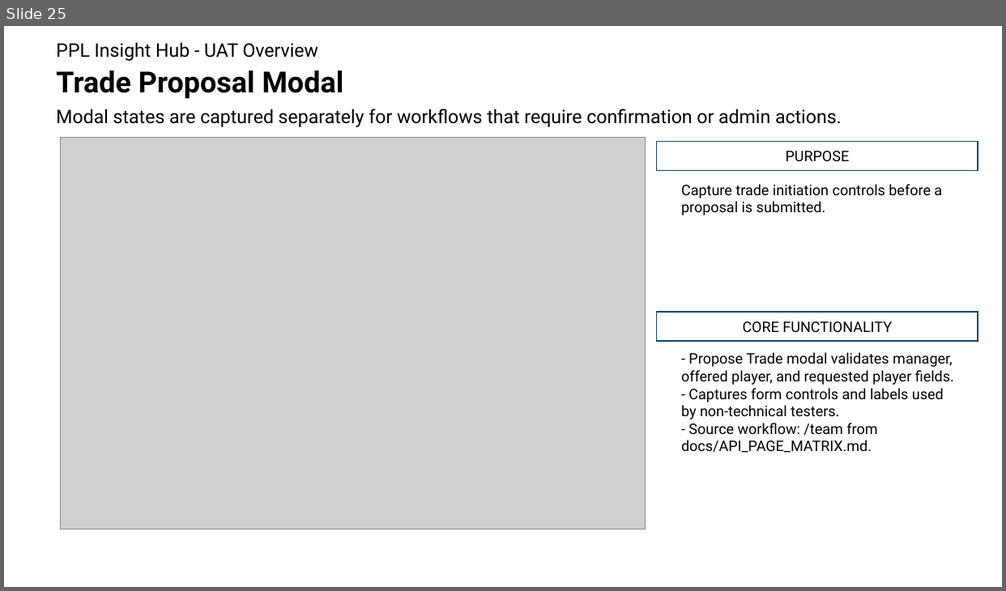
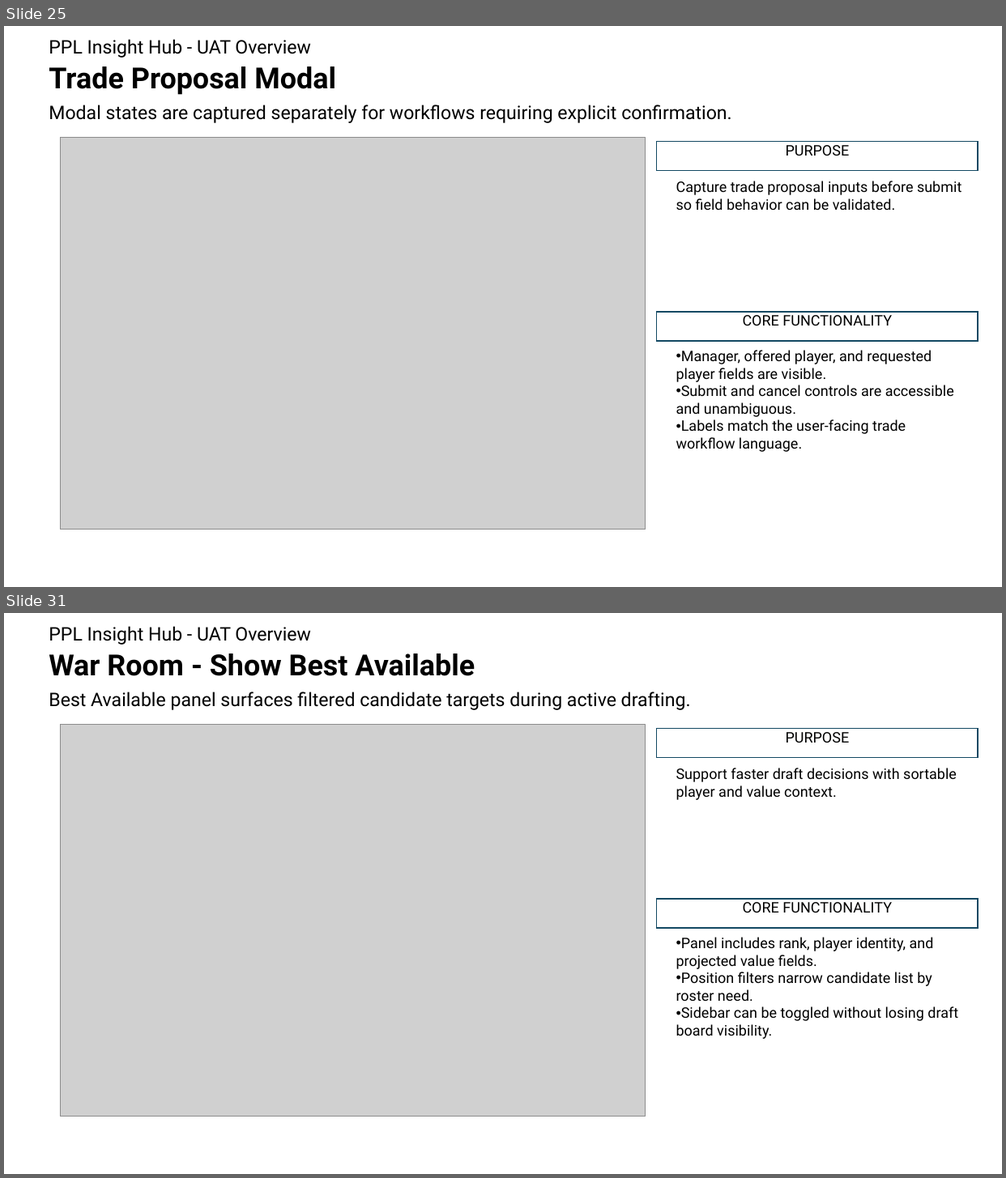
Before and after one commit to NPGrant81/fantasy-football-pi, a slide deck: docs/uat/uat_overview.pptx. Shown one above the other, each under a label of ours: slide 25 before the commit, slides 25 and 31 after it; the slides between them are not shown. The pictures are 1006x591 and 1006x1178 pixels, drawn with LibreOffice and Linux fonts; fonts in the diff are those of the drawing; grey boxes stand for pictures. Boxes give left, top, right and bottom in pixels: in the first picture for what was removed or moved away, otherwise in the second. Text is boxed around its words. In the diff, an @@ line names an element or a change of style, - is before the commit and + after.

Commit message:
Refresh UAT deck assets and capture automation

```diff
--- a/docs/uat/uat_overview.pptx
+++ b/docs/uat/uat_overview.pptx
@@ slide 31 added at [4, 613, 1002, 1174], background #FFFFFF @@
@@ text added at [49, 626, 311, 645], 18 pt, text #000000 @@
+PPL Insight Hub - UAT Overview
@@ text added at [49, 653, 475, 676], 28 pt, text #000000, bold @@
+War Room - Show Best Available
@@ text added at [49, 692, 691, 710], 18 pt, text #000000 @@
+Best Available panel surfaces filtered candidate targets during active drafting.
@@ picture added at [60, 725, 646, 1117] @@
@@ rectangle added at [657, 728, 978, 757], fill #FFFFFF, outline #124862 1 pt, 14 pt, text #000000 @@
+PURPOSE
@@ text added at [676, 768, 957, 800], 14 pt, text #000000 @@
+Support faster draft decisions with sortable player and value context.
@@ rectangle added at [657, 899, 978, 928], fill #FFFFFF, outline #124862 1 pt, 14 pt, text #000000 @@
+CORE FUNCTIONALITY
@@ text added at [676, 937, 958, 1039], 14 pt, text #000000 @@
+• Panel includes rank, player identity, and projected value fields.
+• Position filters narrow candidate list by roster need.
+• Sidebar can be toggled without losing draft board visibility.
@@ slide 25 changed as well @@
@@ text "PPL Insight Hub - UAT ...": place and size @@
-text "PPL Insight Hub - UAT ..." at [56, 42, 319, 61]
+text "PPL Insight Hub - UAT ..." at [49, 39, 311, 58]
@@ text "Trade Proposal Modal": place and size @@
-text "Trade Proposal Modal" at [56, 71, 344, 99]
+text "Trade Proposal Modal" at [49, 66, 336, 95]
@@ text at [49, 105, 732, 123]: text changed @@
-Modal states are captured separately for workflows that require confirmation or admin actions.
+Modal states are captured separately for workflows requiring explicit confirmation.
@@ rectangle "PURPOSE" at [657, 141, 978, 170]: vertical alignment middle to top @@
@@ text at [676, 181, 961, 210]: text changed @@
-Capture trade initiation controls before a proposal is submitted.
+Capture trade proposal inputs before submit so field behavior can be validated.
@@ rectangle "CORE FUNCTIONALITY" at [657, 312, 978, 341]: vertical alignment middle to top @@
@@ text at [676, 350, 954, 452]: text changed @@
-- Propose Trade modal validates manager, offered player, and requested player fields.
-- Captures form controls and labels used by non-technical testers.
-- Source workflow: /team from docs/API_PAGE_MATRIX.md.
+• Manager, offered player, and requested player fields are visible.
+• Submit and cancel controls are accessible and unambiguous.
+• Labels match the user-facing trade workflow language.
```
Also in this commit, not shown: 24 other slides changed, 7 other slides added, 3 other files.
